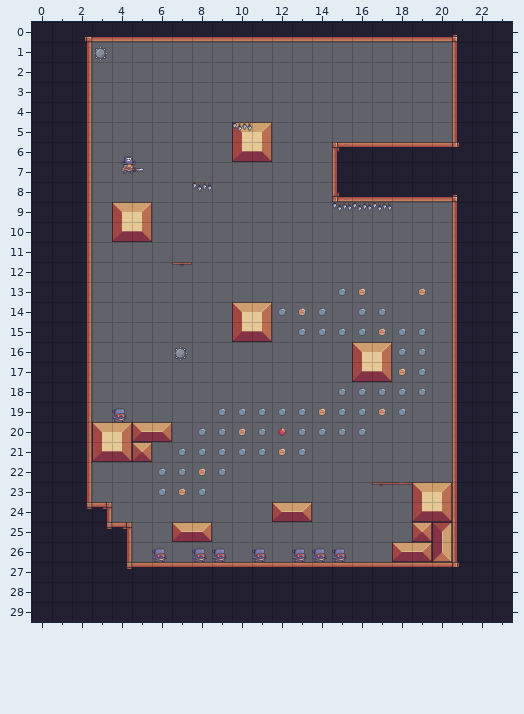
Two states of a Tiled map, data/levels/4.tmx. The first picture shows the starting point.
Cells are 64x64 px. Shown: x 0..23, y 0..29.
The result:
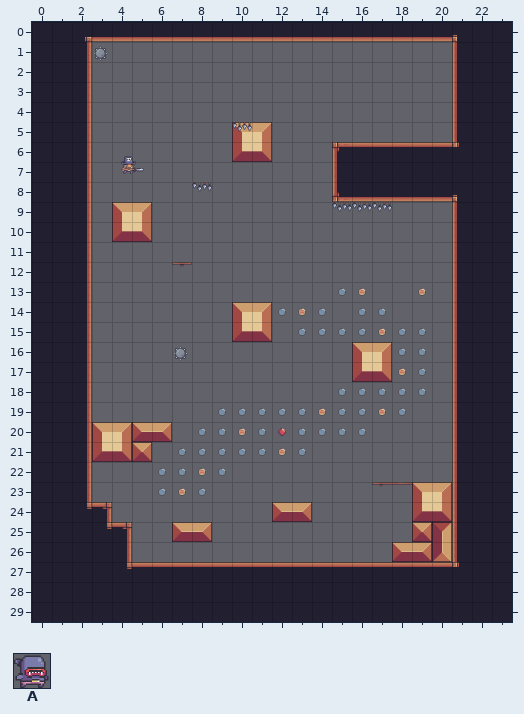
Key: from "objects": A 9 "tooth".
Objects are placed by their top-left corner, in cells (3,4 is the top-left corner of cell 3,4); size is 1x1 cell unless given.
From old to new:
Layer "Enemies":
removed: A "tooth" at 4,19.3 size 0.8x0.7
removed: A "tooth" at 8,26.3 size 0.8x0.7
removed: A "tooth" at 13,26.3 size 0.8x0.7
removed: A "tooth" at 9,26.3 size 0.8x0.7
removed: A "tooth" at 15,26.3 size 0.8x0.7
removed: A "tooth" at 6,26.3 size 0.8x0.7
removed: A "tooth" at 11,26.3 size 0.8x0.7
removed: A "tooth" at 14,26.3 size 0.8x0.7
